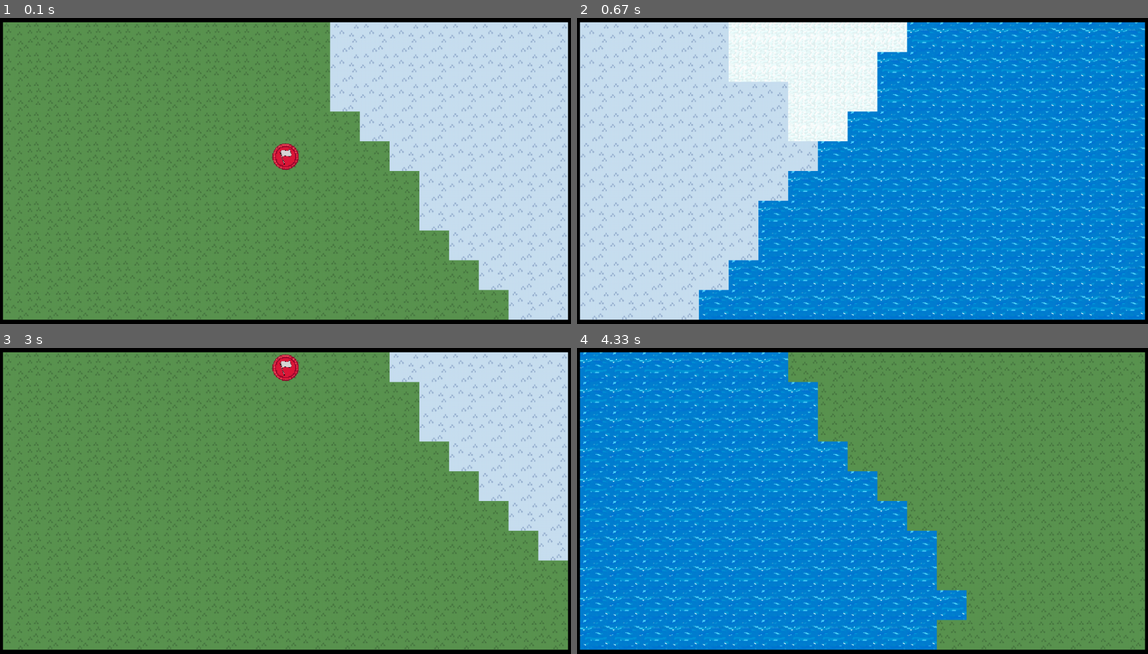
Above: before the commit, frames 1-4 (two rows, left to right).
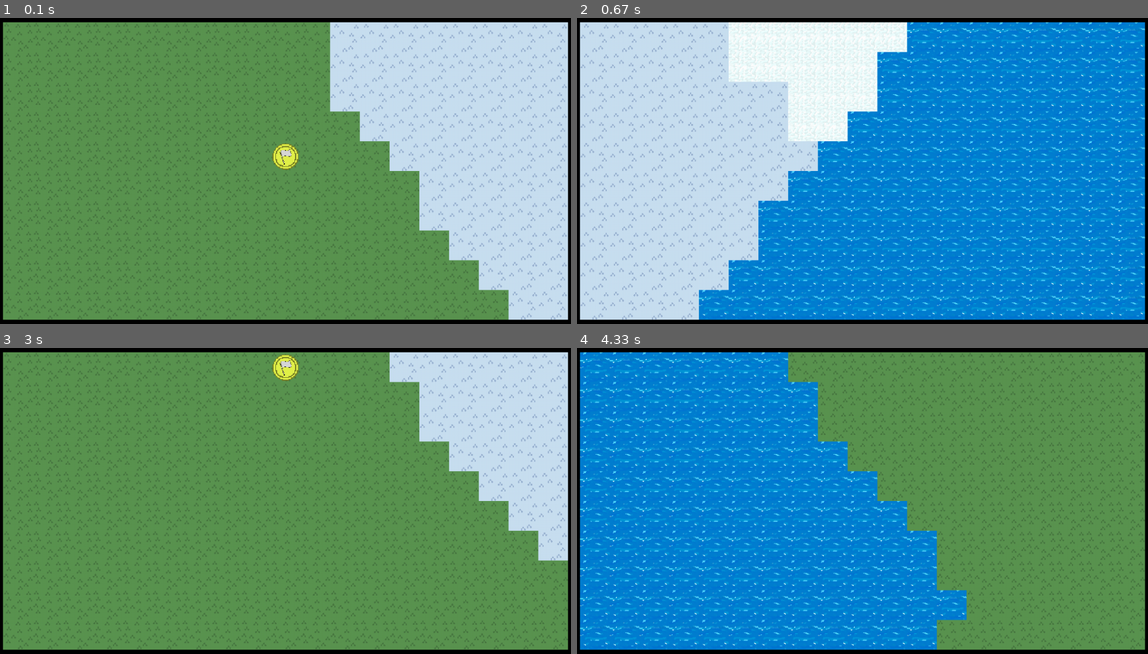
Above: after the commit, the same moments.

Repository: Matimed/Barbarism
Game: pygame game, started from barbarism.py
Same seed, same stepped clock (60 frames per second), same inputs: the game is played once before the commit and once after it.
Inputs:
- Up to frame 1 (0.1 s): no input
- Up to frame 2 (0.67 s): hold Right from 0.33 s (still down)
- Up to frame 3 (3 s): release Right at 0.8 s; hold Up 0.83-1.13 s; hold Right 1.17-1.63 s; hold Left 1.67-2.2 s; hold Down 2.23-2.53 s; hold Left 2.57-2.97 s
- Up to frame 4 (4.33 s): hold Up 3-3.37 s; hold Right 3.4-4.03 s; hold Down from 4.07 s (still down)

The runs differ from the first frame. In frame 1, 0.3% of the frame differs, in the area x 47-53%, y 41-50%; in frame 2, nothing differs; in frame 3, 0.3%; in frame 4, nothing differs.

Commit message:
Improved the color retrieval of charactor chips.

Diff:
--- a/src/references/images.py
+++ b/src/references/images.py
@@ -3,12 +3,12 @@
 
 
 JOB = {
-    'founder':pg.image.load('assets/graphics/founder.png').convert_alpha()
+    'founder':pg.image.load('assets/graphics/charactors/founder.png').convert_alpha()
 }
 
 CHIP = {
-    'red':pg.image.load('assets/graphics/red_chip.png').convert_alpha(),
-    'blue':pg.image.load('assets/graphics/blue_chip.png').convert_alpha()
+    'filling':pg.image.load('assets/graphics/charactors/filling.png').convert_alpha(),
+    'edges':pg.image.load('assets/graphics/charactors/edges.png').convert_alpha()
 }
 
 CELL = {
--- a/src/view/sprite_factory.py
+++ b/src/view/sprite_factory.py
@@ -1,4 +1,6 @@
-import functools as ft
+import colorsys
+import pygame as pg
+import random
 from src.model.charactors import Founder
 from src.view.sprites import FounderSprite
 from src.references import images as img
@@ -14,44 +16,81 @@
         Founder: (Layer.CHARACTOR, FounderSprite)
     }
 
-    chips = iter(img.CHIP.values())
     chip_equivalences = dict()
+    hue = random.random()
 
 
     @staticmethod
-    def get_chip(nation):
+    def hsv_to_color(hue, saturation, value) -> pg.Color:
+        return pg.Color(tuple(
+            round(i * 255) for i in colorsys.hsv_to_rgb(hue, saturation, value)
+        ))
+
+
+    @classmethod
+    def get_new_color(cls):
+        cls.hue += 0.618033988749895 # Golden ratio
+        cls.hue %= 1
+        return cls.hue
+
+
+    @staticmethod
+    def paint(surface, rgb_color):
+        new_surface = surface.copy()
+        w, h = new_surface.get_size()
+        r, g, b, _ = rgb_color
+        for x in range(w):
+            for y in range(h):
+                a = new_surface.get_at((x, y))[3]
+                new_surface.set_at((x, y), pg.Color(r, g, b, a))
+
+        return new_surface
+
+
+    @classmethod
+    def get_chip(cls, nation):
         """ Dynamically, as the player looks at certain sprites,
             an image is assigned to them according to its nation.
         """
 
-        if not SpriteFactory.chip_equivalences.get(nation):
-            SpriteFactory.chip_equivalences[nation] = next(SpriteFactory.chips)
+        if not cls.chip_equivalences.get(nation):
+            color = cls.get_new_color()
+            primary_color = cls.hsv_to_color(color, 0.7, 0.95)
+            secundary_color = cls.hsv_to_color(color, 0.7, 0.5)
 
-        return SpriteFactory.chip_equivalences[nation]
+            filling = cls.paint(img.CHIP['filling'], primary_color)
+            edges = cls.paint(img.CHIP['edges'], secundary_color)
+
+            filling.blit(edges, (0,0))
+
+            cls.chip_equivalences[nation] = filling
 
 
-    @staticmethod
-    def get_sprite(entity):
+        return cls.chip_equivalences[nation]
+
+
+    @classmethod
+    def get_sprite(cls, entity):
         """ Creates and returns a Sprite instance that correspond
             with the class of the object passed by value
         """
 
-        equivalence = SpriteFactory.sprite_equivalences[entity.__class__]
+        equivalence = cls.sprite_equivalences[entity.__class__]
 
         if equivalence[0] == Layer.CHARACTOR:
             return equivalence[0], equivalence[1](
-                SpriteFactory.get_chip(entity.get_nation()))
+                cls.get_chip(entity.get_nation()))
 
         else:
             return equivalence[0], equivalence[1]()
 
 
-    @staticmethod
-    def translate_entity_dict(entities: dict):
+    @classmethod
+    def translate_entity_dict(cls, entities: dict):
         entity_sprites = dict()
 
         for position in entities:
-            layer, sprite = SpriteFactory.get_sprite(entities[position])
+            layer, sprite = cls.get_sprite(entities[position])
             entity_sprites |= {position: {layer: sprite}}
 
         return entity_sprites
Binary file removed: assets/graphics/blue_chip.png
Binary file added: assets/graphics/charactors/edges.png
Binary file added: assets/graphics/charactors/filling.png
Renamed: assets/graphics/founder.png -> assets/graphics/charactors/founder.png
Binary file removed: assets/graphics/red_chip.png
